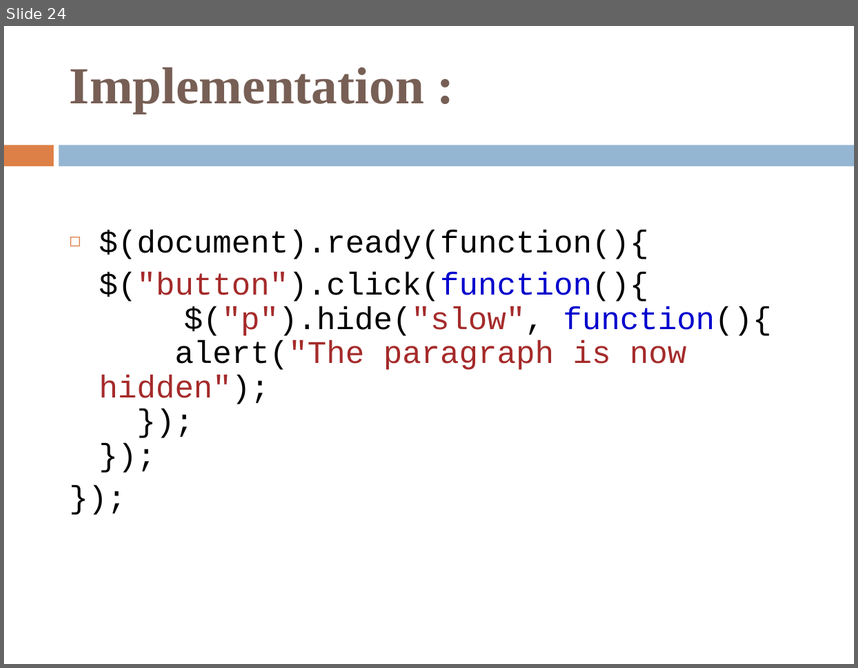
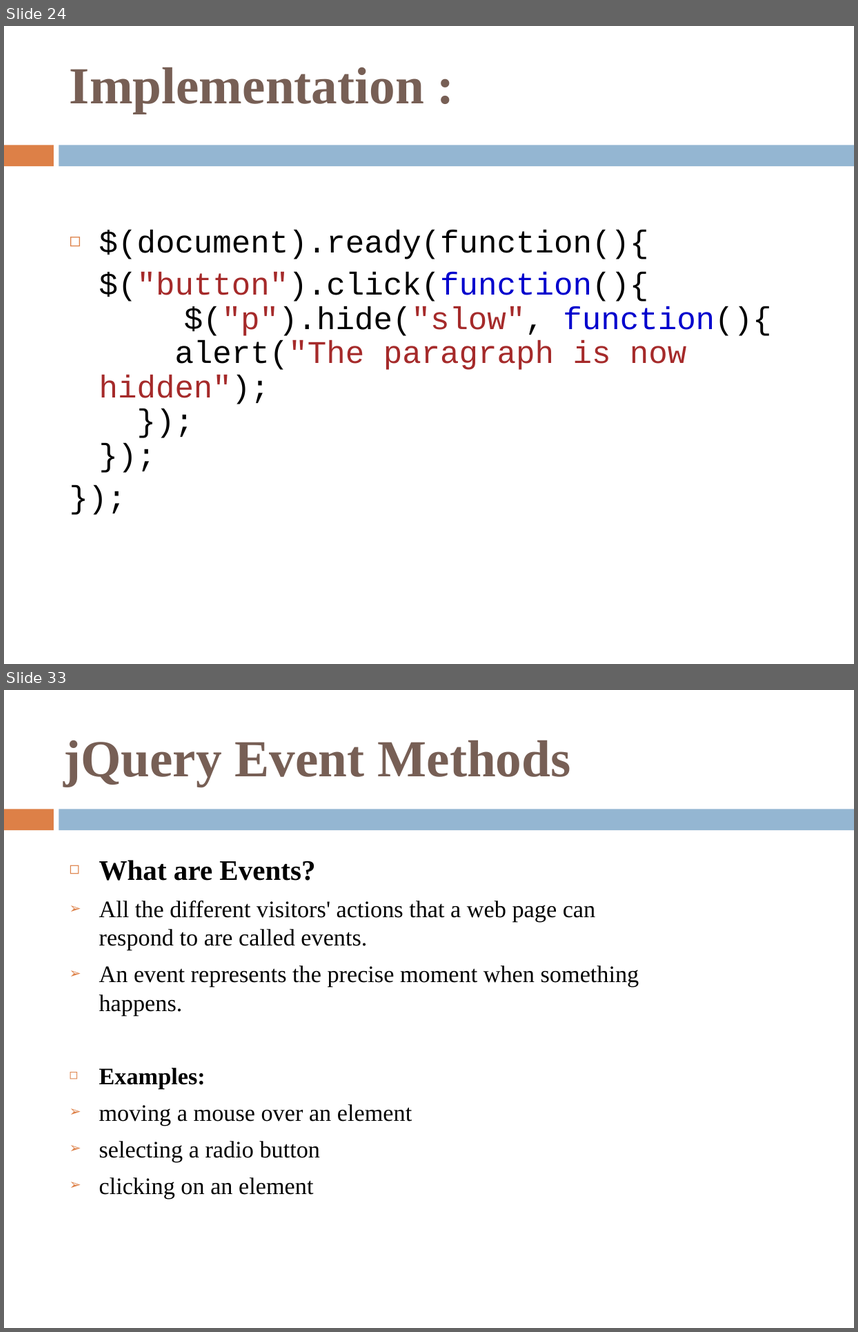
Before and after one commit to KinjalThakar/Intership-phase-2, a slide deck: jQuery.ppt. Shown one above the other, each under a label of ours: slide 24 before the commit, slides 24 and 33 after it; the slides between them are not shown. The pictures are 858x668 and 858x1332 pixels, drawn with LibreOffice and Linux fonts; fonts in the diff are those of the drawing. Boxes give left, top, right and bottom in pixels: in the first picture for what was removed or moved away, otherwise in the second. Text is boxed around its words. In the diff, an @@ line names an element or a change of style, - is before the commit and + after.

```diff
--- a/jQuery.ppt
+++ b/jQuery.ppt
@@ slide 33 added at box(4, 690, 854, 1328), background #FFFFFF; not listed: 2 template elements that a slide beside it also shows @@
@@ rectangle added at box(4, 694, 21, 728), fill #FFFFFF @@
@@ title added at box(63, 740, 571, 787), 44 pt, text #775F55, bold @@
+jQuery Event Methods
@@ text added at box(99, 860, 639, 1199), 20 pt, text #000000 @@
+◻ What are Events?
+➢ All the different visitors' actions that a web page can respond to are called events.
+➢ An event represents the precise moment when something happens.
+◻ Examples:
+➢ moving a mouse over an element
+➢ selecting a radio button
+➢ clicking on an element
```
Also in this commit, not shown: 10 other slides added.
